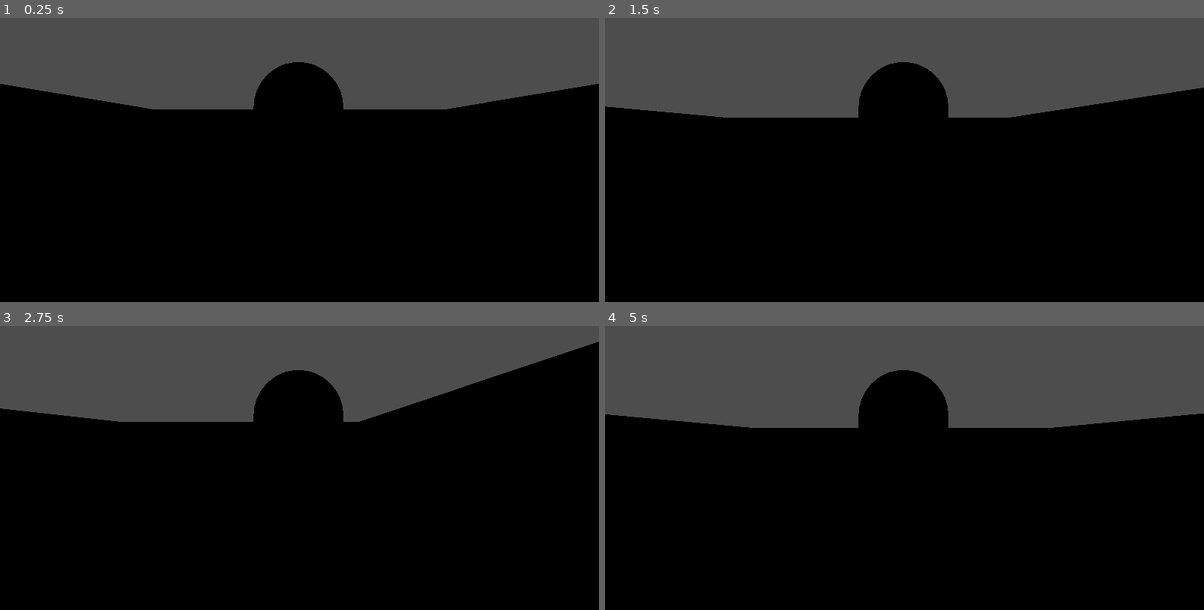
Above: before the commit, frames 1-4 (two rows, left to right).
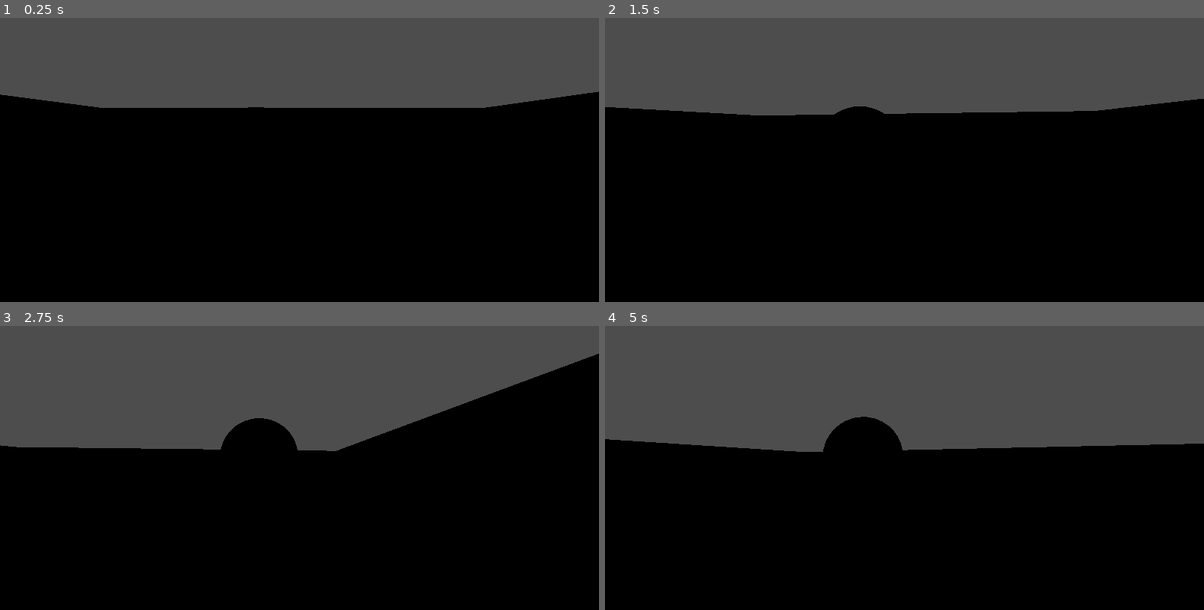
Above: after the commit, the same moments.

Repository: OnymMunda/dds-fps
Game: Godot game, scene res://world.tscn
Same seed, same stepped clock (60 frames per second), same inputs: the game is played once before the commit and once after it.
Inputs (mouse positions are in pixels of both pictures, inside the frame that each line leads up to):
- Up to frame 1 (0.25 s): no input
- Up to frame 2 (1.5 s): tap Enter at 0.5 s; move the mouse to (1036, 117) at 0.52 s; hold D (right) 0.53-1.28 s; tap Space (jump) at 0.77 s; move the mouse to (784, 151) at 1.27 s; hold S (down) from 1.28 s (still down)
- Up to frame 3 (2.75 s): tap Space (jump) at 1.52 s; move the mouse to (359, 368) at 2.02 s; release S (down) at 2.03 s; hold D (right) from 2.03 s (still down)
- Up to frame 4 (5 s): move the mouse to (874, 507) at 2.77 s; release D (right) at 2.78 s; hold W (up) 2.78-3.53 s; tap Space (jump) at 3.02, 3.77, 4.52 s; move the mouse to (1084, 493) at 3.52 s; hold A (left) from 3.53 s (still down); tap Escape (ui_cancel) at 4.15 s; move the mouse to (724, 391) at 4.27 s

The runs differ from the first frame. In frame 1, 3.2% of the frame differs, in the area x 0-100%, y 15-33%; in frame 2, 3.4%; in frame 3, 9.6%, in the area x 0-100%, y 5-45%; in frame 4, 9.5%.

Commit message:
implemented camera movement

Diff:
--- /dev/null
+++ b/dds-fps/camera_system.gd
@@ -0,0 +1,33 @@
+extends Node3D
+
+@export var character: CharacterBody3D
+
+var camera_rotation: Vector2 = Vector2.ZERO
+var mouse_sensitivity: float = 0.001
+var max_y_rotation: float = 1.2
+
+
+func _ready() -> void:
+	Input.set_mouse_mode(Input.MOUSE_MODE_CAPTURED)
+
+func _input(event: InputEvent) -> void:
+	if event.is_action_pressed("ui_cancel"):
+		if Input.get_mouse_mode() == Input.MOUSE_MODE_CAPTURED:
+			Input.set_mouse_mode(Input.MOUSE_MODE_VISIBLE)
+		else:
+			Input.set_mouse_mode(Input.MOUSE_MODE_CAPTURED)
+
+	if event is InputEventMouseMotion:
+		var mouse_event: Vector2 = event.screen_relative * mouse_sensitivity
+		camera_look(mouse_event)
+
+func camera_look(mouse_movement: Vector2) -> void:
+	camera_rotation += mouse_movement
+
+	transform.basis = Basis()
+	character.transform.basis = Basis()
+
+	character.rotate_object_local(Vector3(0,1,0), -camera_rotation.x)
+	rotate_object_local(Vector3(1,0,0), -camera_rotation.y)
+
+	camera_rotation.y = clamp(camera_rotation.y, -max_y_rotation, max_y_rotation)
--- a/dds-fps/player.tscn
+++ b/dds-fps/player.tscn
@@ -1,6 +1,7 @@
-[gd_scene load_steps=4 format=3 uid="uid://dx45mtcfq0sx6"]
+[gd_scene load_steps=5 format=3 uid="uid://dx45mtcfq0sx6"]
 
 [ext_resource type="Script" uid="uid://cewg6l5m4yl7q" path="res://player.gd" id="1_4flbx"]
+[ext_resource type="Script" uid="uid://dfw3tpxtplj8x" path="res://camera_system.gd" id="2_onrkg"]
 
 [sub_resource type="CapsuleShape3D" id="CapsuleShape3D_f3sb7"]
 
@@ -13,10 +14,14 @@
 transform = Transform3D(1, 0, 0, 0, 1, 0, 0, 0, 1, 0, 1.12084, 0)
 shape = SubResource("CapsuleShape3D_f3sb7")
 
-[node name="Camera3D" type="Camera3D" parent="."]
-transform = Transform3D(1, 0, 0, 0, 1, 0, 0, 0, 1, 0.0106683, 1.33974, 1.92185)
-fov = 90.5598
-
 [node name="MeshInstance3D" type="MeshInstance3D" parent="."]
 transform = Transform3D(1, 0, 0, 0, 1, 0, 0, 0, 1, 0, 1.12313, 0)
 mesh = SubResource("CapsuleMesh_fj7yv")
+
+[node name="CameraSystem" type="Node3D" parent="." node_paths=PackedStringArray("character")]
+script = ExtResource("2_onrkg")
+character = NodePath("..")
+
+[node name="Camera3D" type="Camera3D" parent="CameraSystem"]
+transform = Transform3D(1, 0, 0, 0, 1, 0, 0, 0, 1, 0.519052, 1.7982, 2.74039)
+fov = 73.4335
--- a/dds-fps/world.tscn
+++ b/dds-fps/world.tscn
@@ -8,6 +8,7 @@
 uv1_triplanar = true
 
 [node name="World" type="Node3D"]
+transform = Transform3D(1, 0, 0, 0, 1, 0, 0, 0, 1, 1.01253, 0.538837, -1.83819)
 
 [node name="CSGCombiner3D" type="CSGCombiner3D" parent="."]
 use_collision = true
Not shown, added: dds-fps/camera_system.gd.uid
